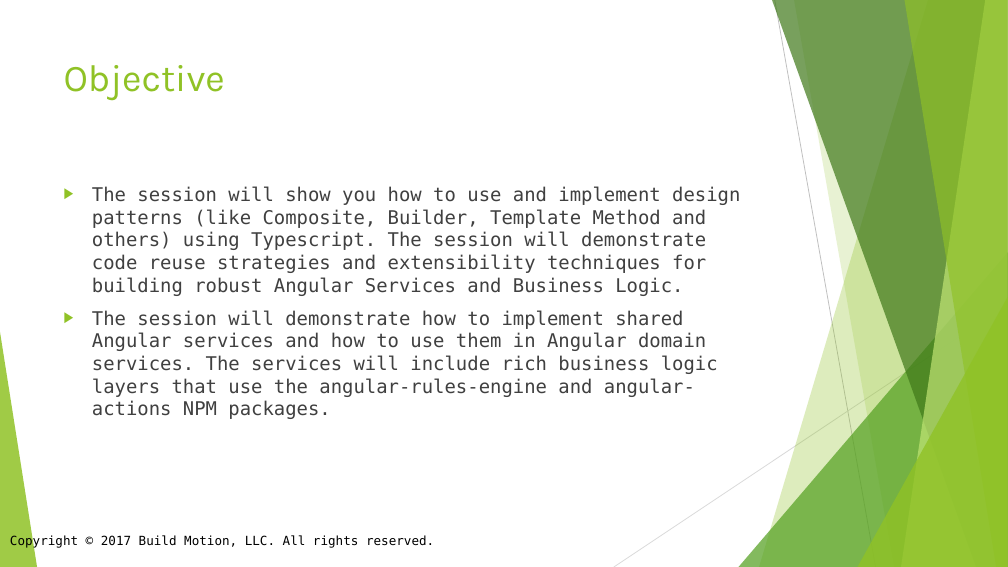
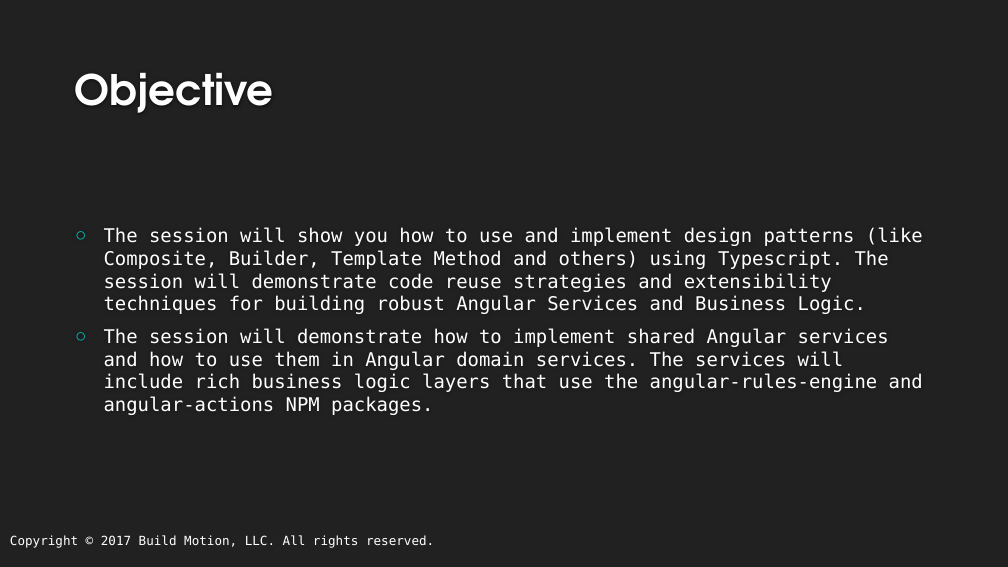
Before and after one commit to buildmotion/better-business-logic-with-typescript, a slide deck: slide 3 of Presentation/Better Business Logic with Typescript.pptx. Drawn at 1008x567 pixels with LibreOffice and Linux fonts; fonts in the diff are those of the drawing; background and template pictures are left out. Boxes give left, top, right and bottom in pixels: in the first picture for what was removed or moved away, otherwise in the second. Text is boxed around its words. In the diff, an @@ line names an element or a change of style, - is before the commit and + after.

Commit message:
facade pattern;

```diff
--- a/Presentation/Better Business Logic with Typescript.pptx
+++ b/Presentation/Better Business Logic with Typescript.pptx
@@ background #FFFFFF to #212121 @@
@@ title "Objective": place and size @@
-title "Objective" at <box>64,65,225,101</box>
+title "Objective" at <box>75,72,274,113</box>
@@ title "Objective" at <box>75,72,274,113</box>: size 36 to 40 pt, font Karla to TeX Gyre Adventor, text colour #90C226 to #FEFEFE, bold on; vertical alignment top to bottom @@
@@ text "The session will show you ...": place and size @@
-text "The session will show you ..." at <box>92,186,740,419</box>
+text "The session will show you ..." at <box>104,227,923,415</box>
@@ text "The session will show you ..." at <box>104,227,923,415</box>: text colour #404040 to #FFFFFF; bullet ▶ to ○; bullet colour #90C226 to #00C6BB; vertical alignment top to middle @@
@@ group removed at <box>0,0,1008,567</box>: 5 freeform shapes, 3 triangles, 2 lines @@
@@ text "Copyright © 2017 Build Motion, ..." at <box>10,535,434,548</box>: text colour #000000 to #FFFFFF @@
```
Also in this commit, not shown: 10 other slides changed, 1 slide added.
